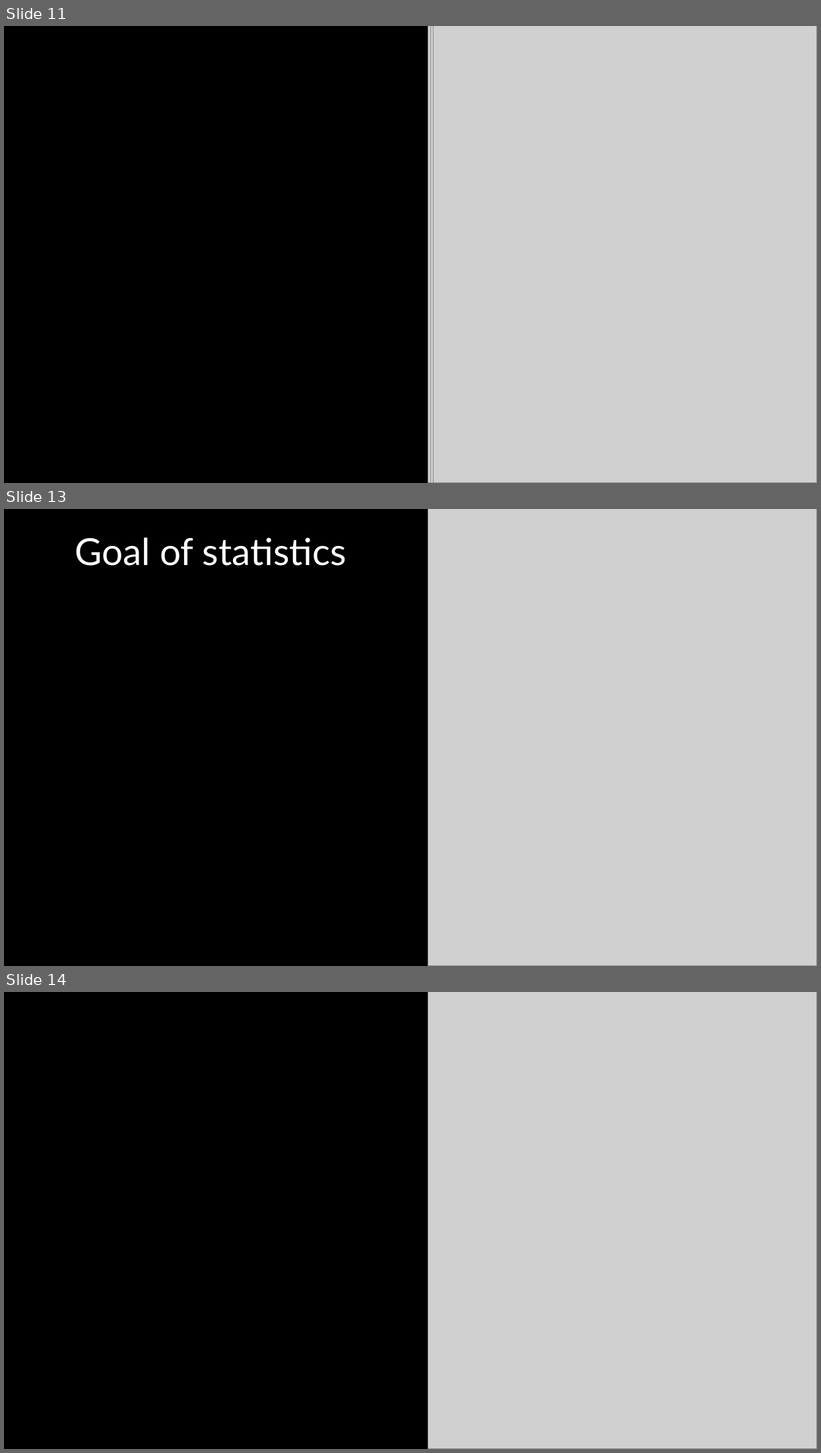
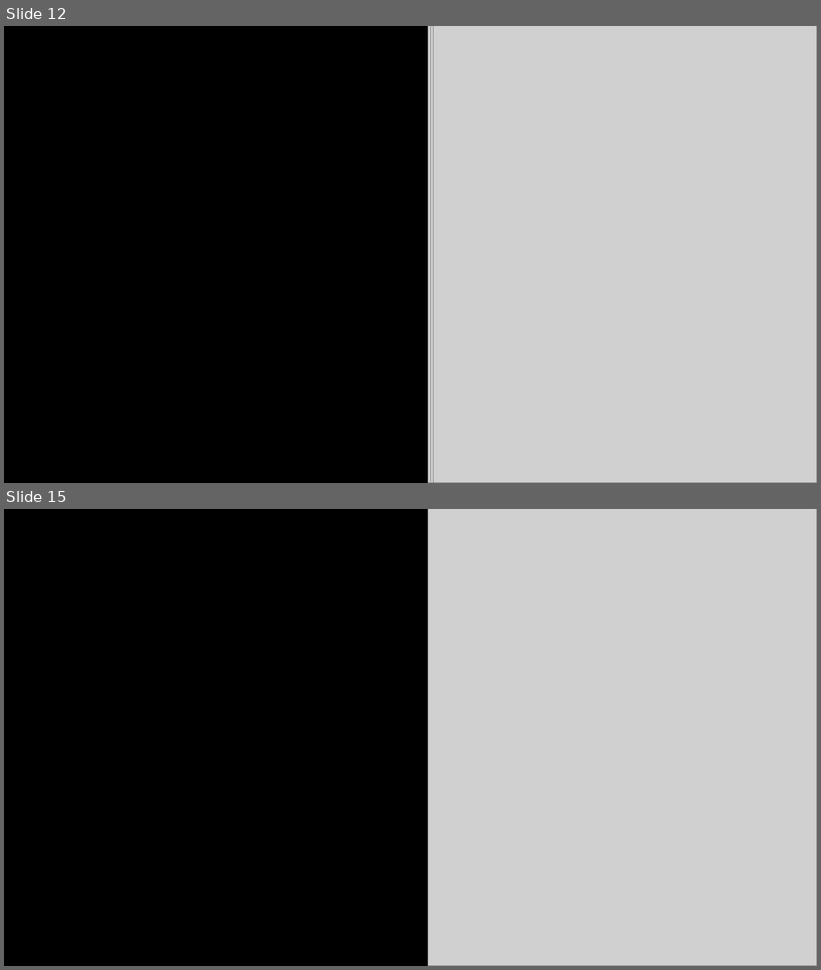
Before and after one commit to DeonRoos/stats-for-biologists, a slide deck: Lectures/Lecture 01.2 Introduction to linear models.pptx. Shown one above the other, each under a label of ours: slides 11, 13 and 14 before the commit, slides 12 and 15 after it; the slides between them are not shown. The pictures are 821x1453 and 821x970 pixels, drawn with LibreOffice and Linux fonts; fonts in the diff are those of the drawing; grey boxes stand for pictures. Boxes give left, top, right and bottom in pixels: in the first picture for what was removed or moved away, otherwise in the second. Text is boxed around its words. In the diff, an @@ line names an element or a change of style, - is before the commit and + after.

```diff
--- a/Lectures/Lecture 01.2 Introduction to linear models.pptx
+++ b/Lectures/Lecture 01.2 Introduction to linear models.pptx
@@ slide 13 removed at <box>4,509,817,966</box>, background #000000 @@
@@ picture removed at <box>428,509,817,966</box> @@
@@ title removed at <box>75,537,347,566</box> @@
-Goal of statistics
@@ what was slide 11 is now slide 12 @@
@@ what was slide 14 is now slide 15 @@
```
Also in this commit, not shown: 7 slides changed, 4 slides added, 6 other slides removed, 12 other files.
